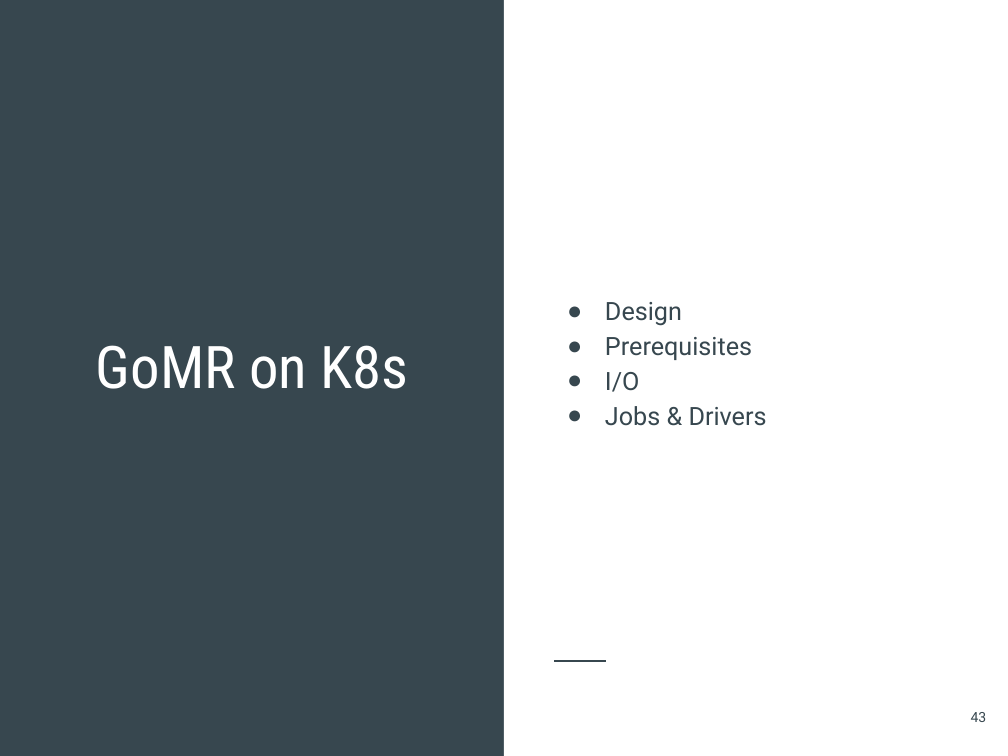
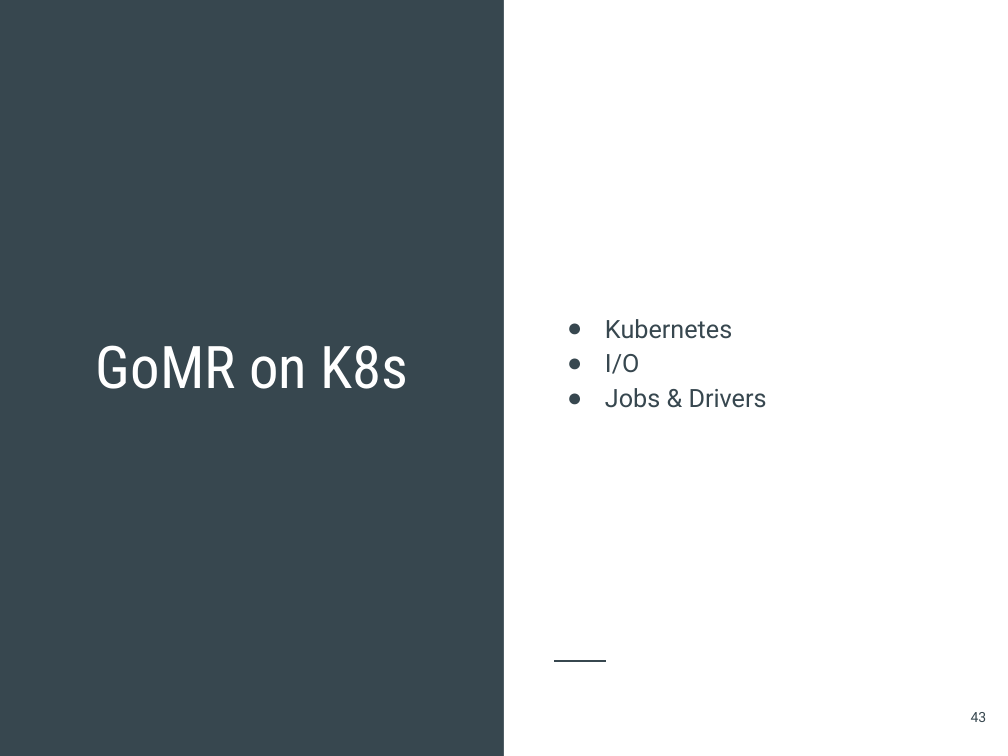
Before and after one commit to cnnrznn/cnnrznn.github.io, a slide deck: slide 43 of files/GoMR/slides-distributed.pptx. Drawn at 1008x756 pixels with LibreOffice and Linux fonts; fonts in the diff are those of the drawing. Boxes give left, top, right and bottom in pixels: in the first picture for what was removed or moved away, otherwise in the second. Text is boxed around its words. In the diff, an @@ line names an element or a change of style, - is before the commit and + after.

```diff
--- a/files/GoMR/slides-distributed.pptx
+++ b/files/GoMR/slides-distributed.pptx
@@ text at bbox=[605, 319, 732, 339]: text changed @@
-● Design
-● Prerequisites
+● Kubernetes
```
Also in this commit, not shown: 9 other slides changed, 4 slides added, 1 slide removed.
